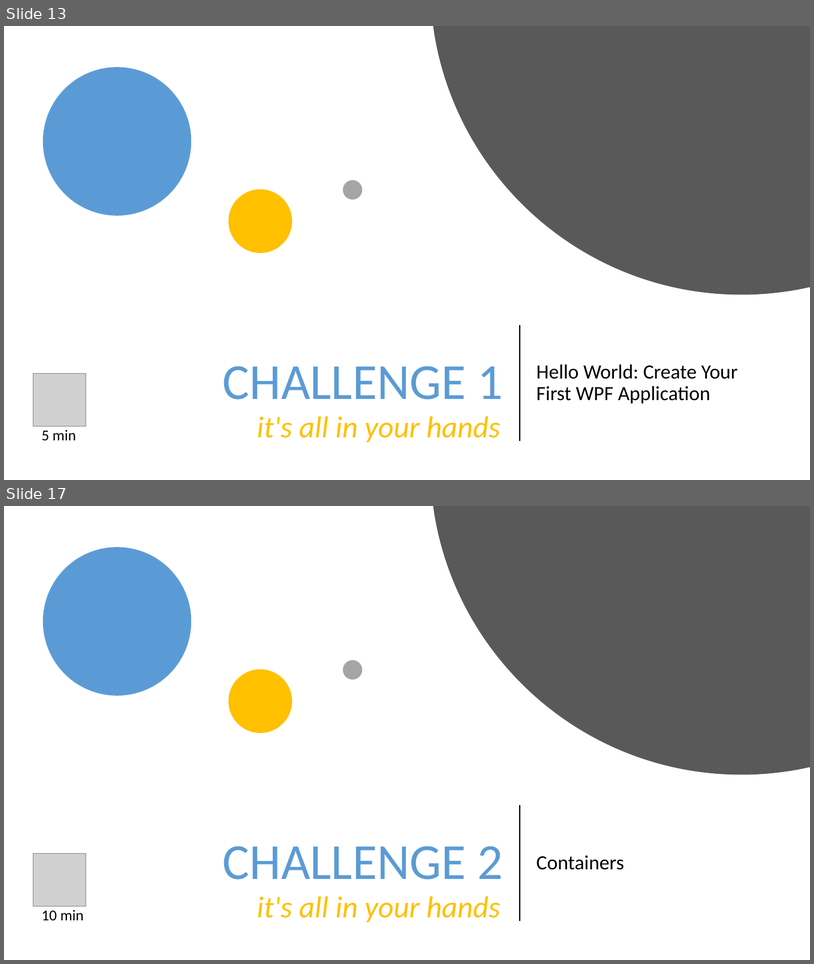
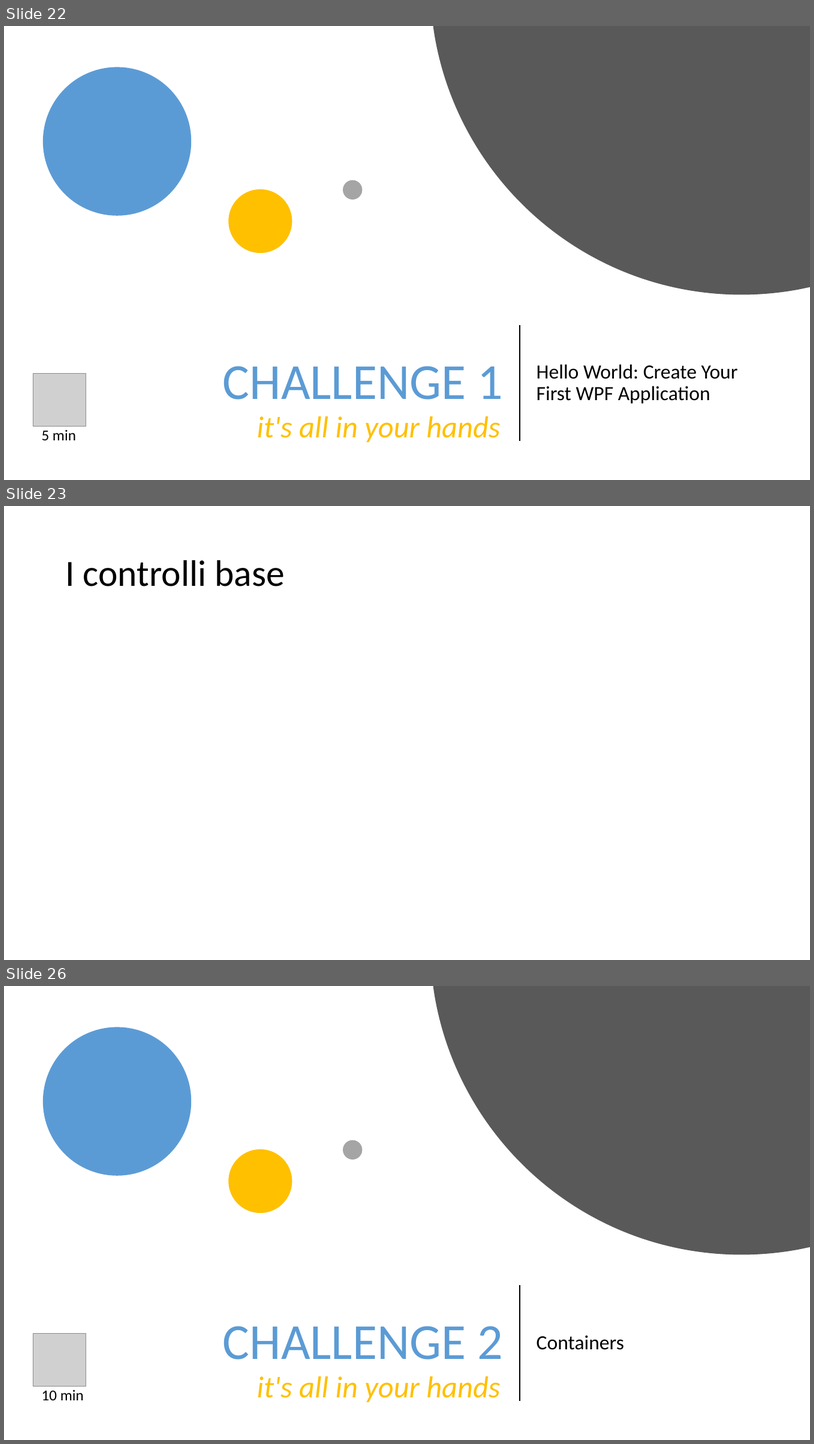
Before and after one commit to danieleromanazzi/wpf-tutorial, a slide deck: wpf-tutorial.pptx. Shown one above the other, each under a label of ours: slides 13 and 17 before the commit, slides 22, 23 and 26 after it; the slides between them are not shown. The pictures are 814x964 and 814x1444 pixels, drawn with LibreOffice and Linux fonts; fonts in the diff are those of the drawing; grey boxes stand for pictures. Boxes give left, top, right and bottom in pixels: in the first picture for what was removed or moved away, otherwise in the second. Text is boxed around its words. In the diff, an @@ line names an element or a change of style, - is before the commit and + after.

```diff
--- a/wpf-tutorial.pptx
+++ b/wpf-tutorial.pptx
@@ slide 23 added at box(4, 506, 810, 960), background #FFFFFF @@
@@ title added at box(65, 560, 285, 586), 44 pt, text #000000 @@
+I controlli base
@@ what was slide 13 is now slide 22 @@
@@ what was slide 17 is now slide 26 @@
```
Also in this commit, not shown: 4 slides changed, 18 other slides added, 3 slides removed, 1 other file.
